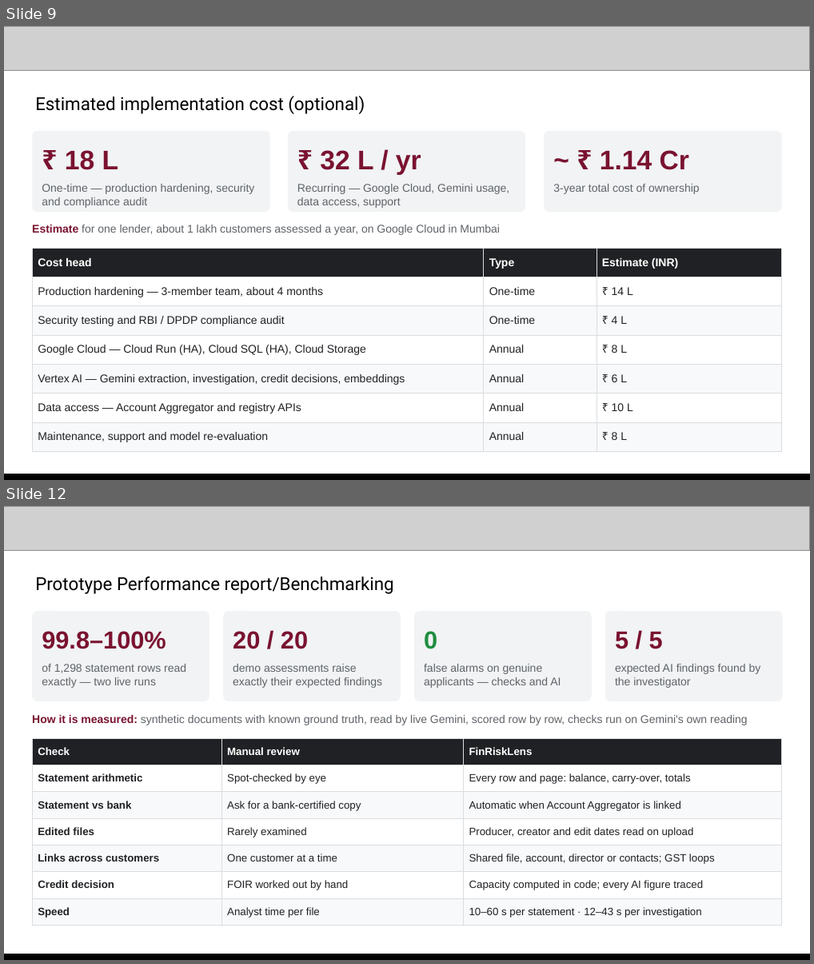
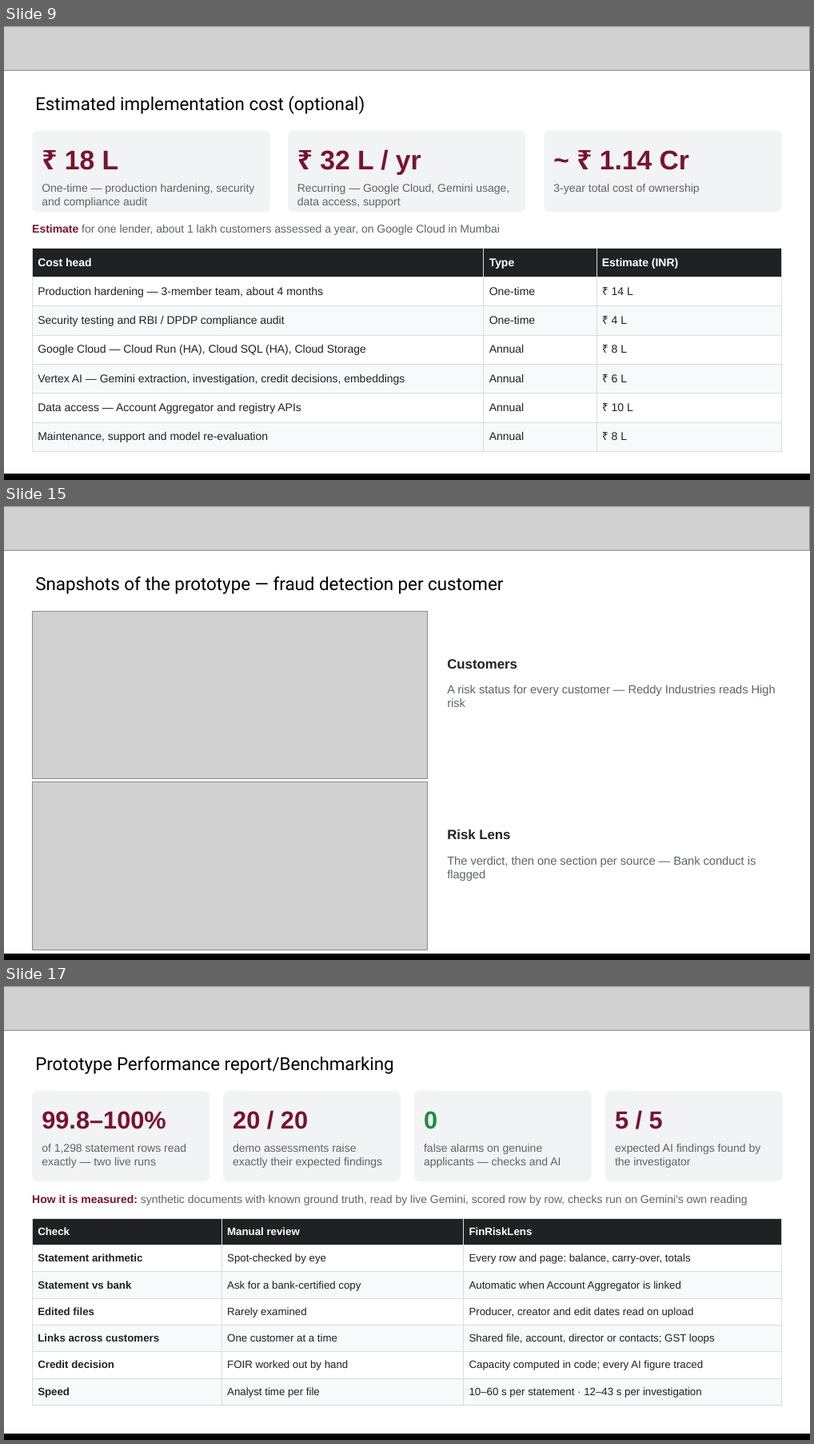
Before and after one commit to abhinavmukwane/FinRiskLensAI-RAG-V2, a slide deck: Doc/FinRiskLens_AI_Builder_Cup_2026.pptx. Shown one above the other, each under a label of ours: slides 9 and 12 before the commit, slides 9, 15 and 17 after it; the slides between them are not shown. The pictures are 814x964 and 814x1444 pixels, drawn with LibreOffice and Linux fonts; fonts in the diff are those of the drawing; grey boxes stand for pictures. Boxes give left, top, right and bottom in pixels: in the first picture for what was removed or moved away, otherwise in the second. Text is boxed around its words. In the diff, an @@ line names an element or a change of style, - is before the commit and + after.

```diff
--- a/Doc/FinRiskLens_AI_Builder_Cup_2026.pptx
+++ b/Doc/FinRiskLens_AI_Builder_Cup_2026.pptx
@@ slide 15 added at [4,506,810,960], background #FFFFFF @@
@@ picture added at [4,506,810,550] @@
@@ text added at [35,576,503,594], 16 pt, text #000000 @@
+Snapshots of the prototype — fraud detection per customer
@@ picture added at [32,611,427,779] @@
@@ text added at [447,659,518,668], 12 pt, text #202124, bold @@
+Customers
@@ text added at [447,684,776,707], 10.5 pt, text #5F6368 @@
+A risk status for every customer — Reddy Industries reads High risk
@@ picture added at [32,782,427,949] @@
@@ text added at [447,829,510,839], 12 pt, text #202124, bold @@
+Risk Lens
@@ text added at [447,856,757,880], 10.5 pt, text #5F6368 @@
+The verdict, then one section per source — Bank conduct is flagged
@@ picture added at [4,955,810,960] @@
@@ rectangle added at [4,953,810,960], fill #000000 @@
@@ what was slide 12 is now slide 17 @@
```
Also in this commit, not shown: 8 slides changed, 4 other slides added, 2 other files.
